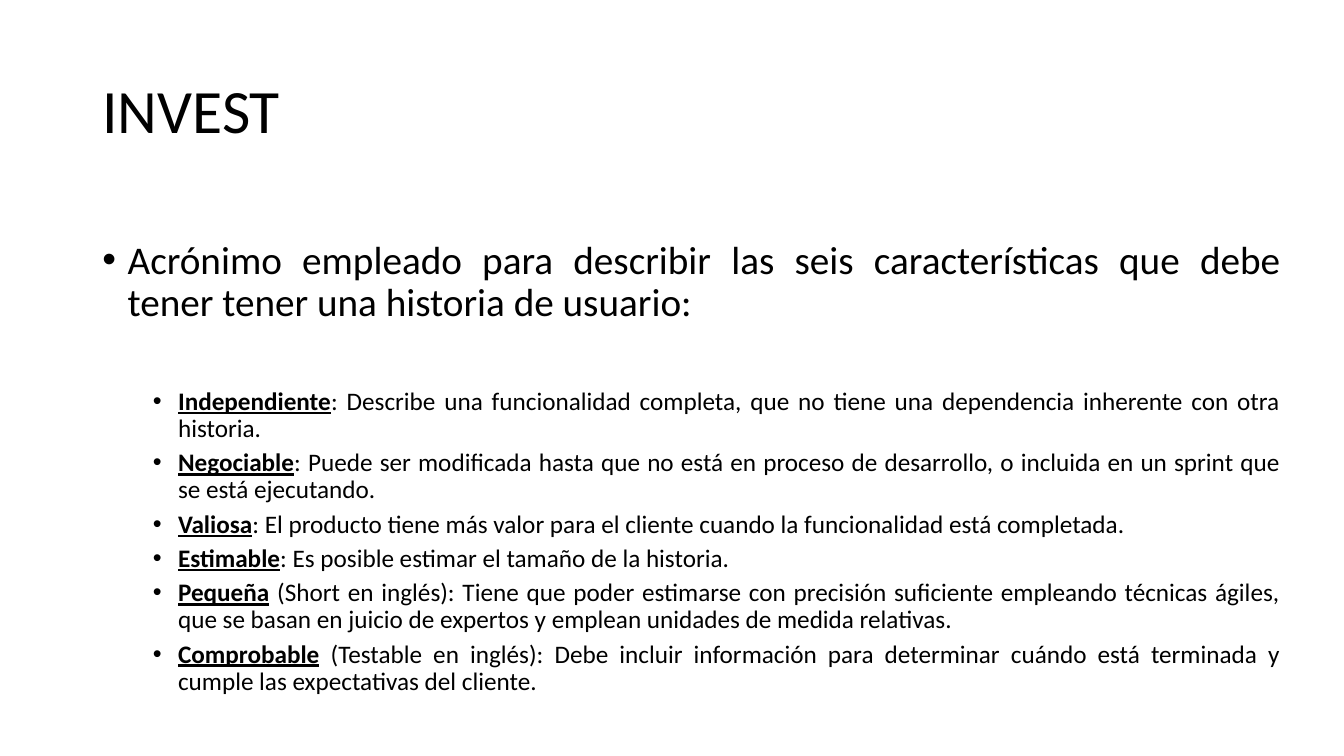
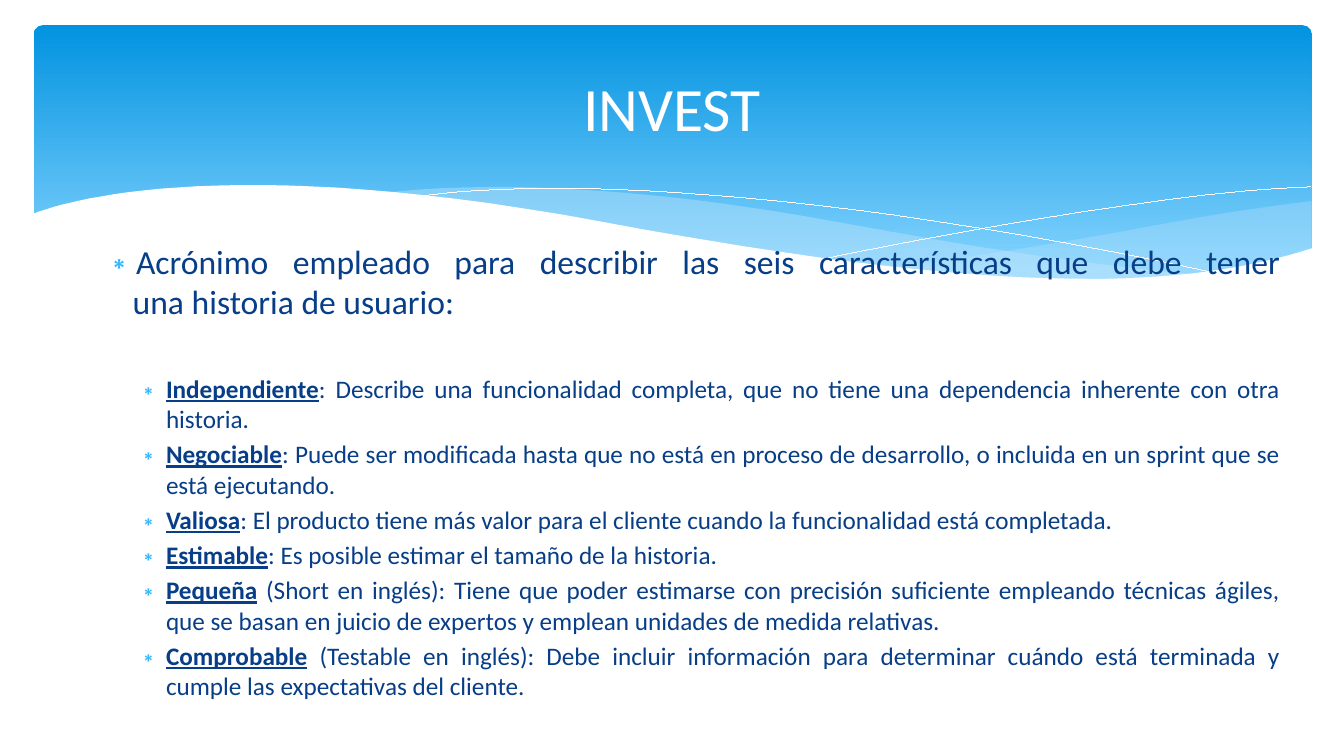
Before and after one commit to JulianAguilar/Equipo6AdminProy, a slide deck: slide 4 of Exposiciones/Puntos por historia de usuarioHVG.pptx (slide 5 before the commit). Drawn at 1344x756 pixels with LibreOffice and Linux fonts; fonts in the diff are those of the drawing. Boxes give left, top, right and bottom in pixels: in the first picture for what was removed or moved away, otherwise in the second. Text is boxed around its words. In the diff, an @@ line names an element or a change of style, - is before the commit and + after.

```diff
--- a/Exposiciones/Puntos por historia de usuarioHVG.pptx
+++ b/Exposiciones/Puntos por historia de usuarioHVG.pptx
@@ rounded rectangle added at (33,25,1312,297), fill gradient #0293E0 to #83D3FE @@
@@ title "INVEST": place and size @@
-title "INVEST" at (102,93,280,134)
+title "INVEST" at (583,91,761,132)
@@ title "INVEST" at (583,91,761,132): text colour #000000 to #FFFFFF; alignment left to centre; line spacing 0.9 to 1 @@
@@ group added at (31,186,1314,332): 5 freeform shapes @@
@@ text at (133,246,1280,315): text changed; size 28 to 24 pt; text colour #000000 to #073E87 @@
-• Acrónimo empleado para describir las seis características que debe tener tener una historia de usuario:
+∗ Acrónimo empleado para describir las seis características que debe tener una historia de usuario:
@@ text at (166,380,1279,699): text colour #000000 to #073E87 in "Independiente: Describe una funcionalidad completa, que no ...", "Negociable: Puede ser modificada hasta que no ...", "Valiosa: El producto tiene más valor para ...", "Estimable: Es posible estimar el tamaño de ..." and 2 more places; bullet • to ∗; line spacing 0.9 to 1; less space between paragraphs @@
```
Also in this commit, not shown: 8 other slides changed, 3 slides added, 7 slides removed.
